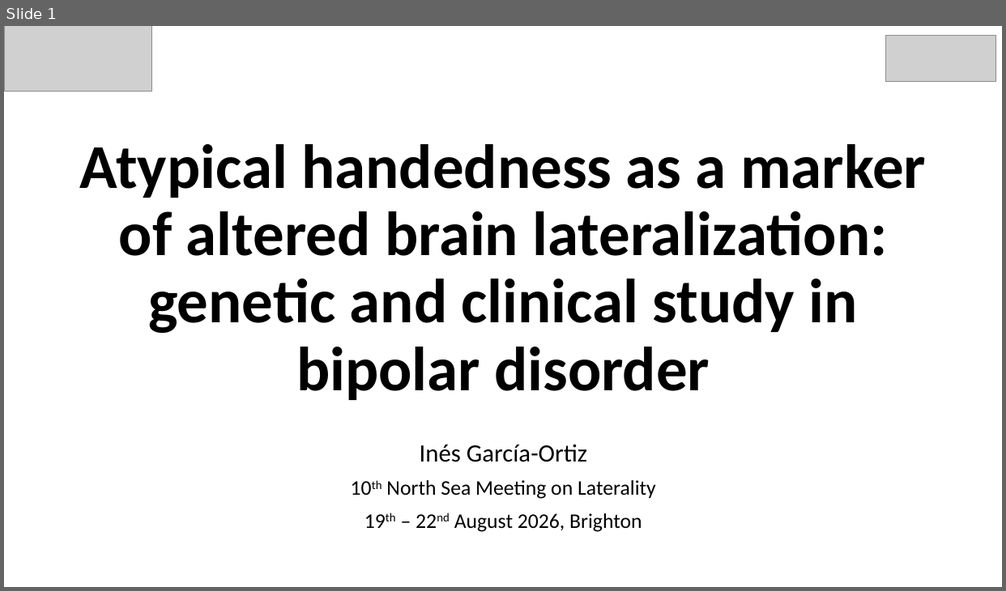
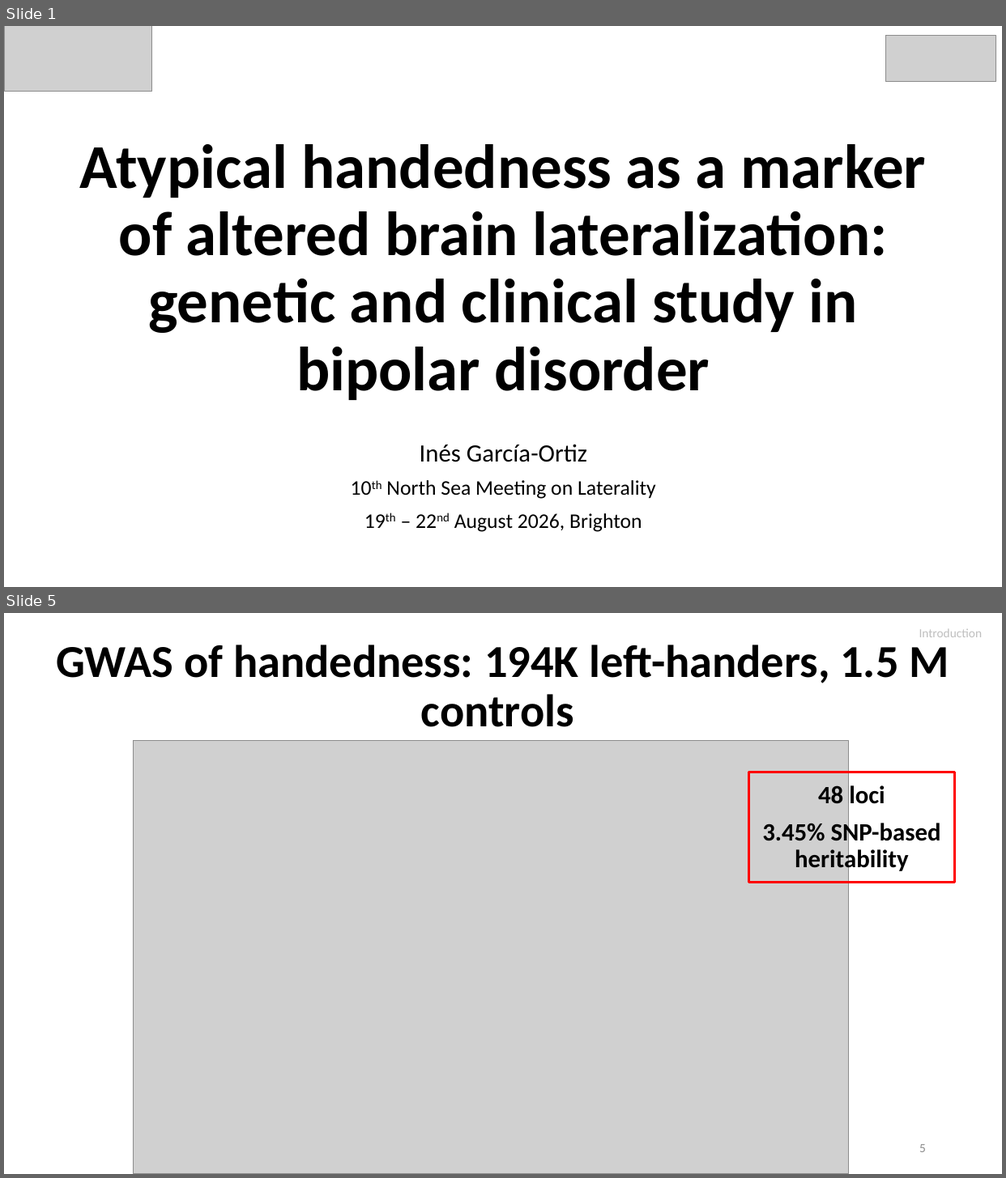
Before and after one commit to igarcia17/EHI_laterality, a slide deck: NorthSeaLateralityCongress_InesGarciaOrtiz.pptx. Shown one above the other, each under a label of ours: slide 1 before the commit, slides 1 and 5 after it; the slides between them are not shown. The pictures are 1006x591 and 1006x1178 pixels, drawn with LibreOffice and Linux fonts; fonts in the diff are those of the drawing; grey boxes stand for pictures. Boxes give left, top, right and bottom in pixels: in the first picture for what was removed or moved away, otherwise in the second. Text is boxed around its words. In the diff, an @@ line names an element or a change of style, - is before the commit and + after.

```diff
--- a/NorthSeaLateralityCongress_InesGarciaOrtiz.pptx
+++ b/NorthSeaLateralityCongress_InesGarciaOrtiz.pptx
@@ slide 5 added at (x1=4, y1=613, x2=1002, y2=1174), background #FFFFFF @@
@@ text added at (x1=919, y1=629, x2=982, y2=637), 12 pt, text #BFBFBF @@
+Introduction
@@ title added at (x1=56, y1=645, x2=948, y2=727), 44 pt, text #000000, bold @@
+GWAS of handedness: 194K left-handers, 1.5 M controls
@@ picture added at (x1=134, y1=741, x2=849, y2=1174) @@
@@ rectangle added at (x1=749, y1=773, x2=955, y2=883), outline #FF0000 2.25 pt, 24 pt, text #000000, bold @@
+48 loci
+3.45% SNP-based heritability
@@ page number added at (x1=919, y1=1144, x2=926, y2=1152), 12 pt, text #8C8C8C @@
+5
```
Also in this commit, not shown: 9 slides changed, 8 other slides added, 3 slides removed, 8 other files.
